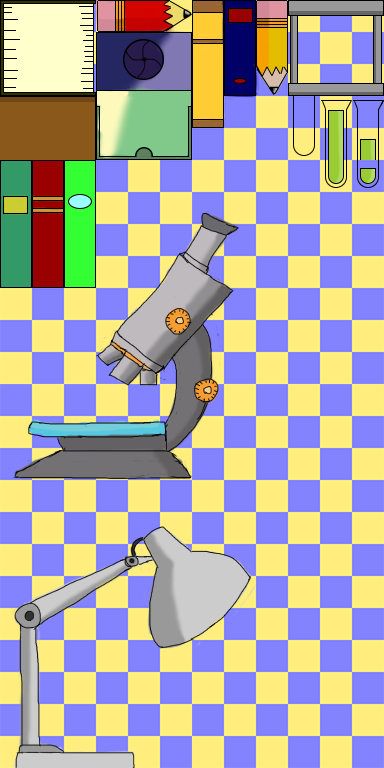
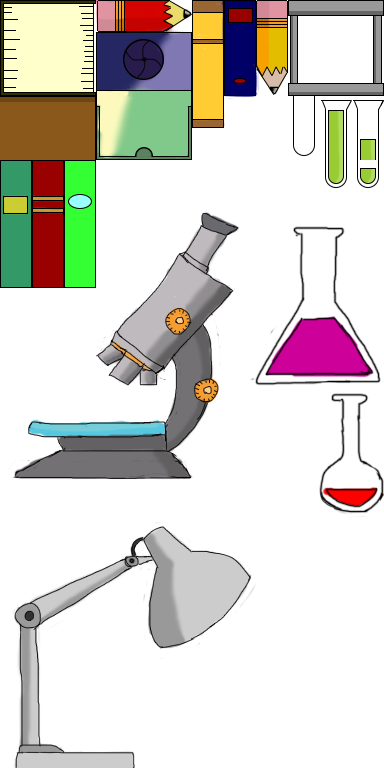
Before/after of a 384 x 768 layered artwork. What changed in the layer stack:
painted on "lines" over <box>241,226,384,518</box>
painted on "color" over <box>264,315,378,508</box>
hid "Layer 3" over <box>0,0,384,768</box>
